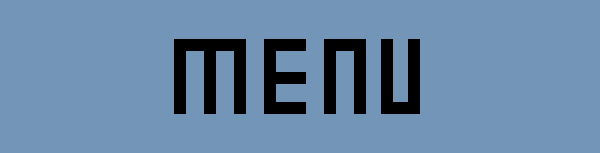
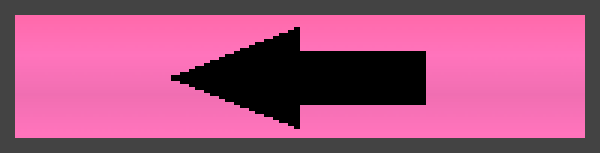
Layer changes from the first 600 x 153 image to the second:
hid "Capa pegada #2" over [left=174, top=39, right=420, bottom=114]
showed "Capa pegada #4" over [left=171, top=27, right=426, bottom=129]
removed layer "Copia de Fondo" over [left=0, top=0, right=600, bottom=153]
added layer "Capa pegada #6" above "Capa pegada" over [left=0, top=0, right=600, bottom=153]
hid "Fondo" over [left=0, top=0, right=600, bottom=153]
